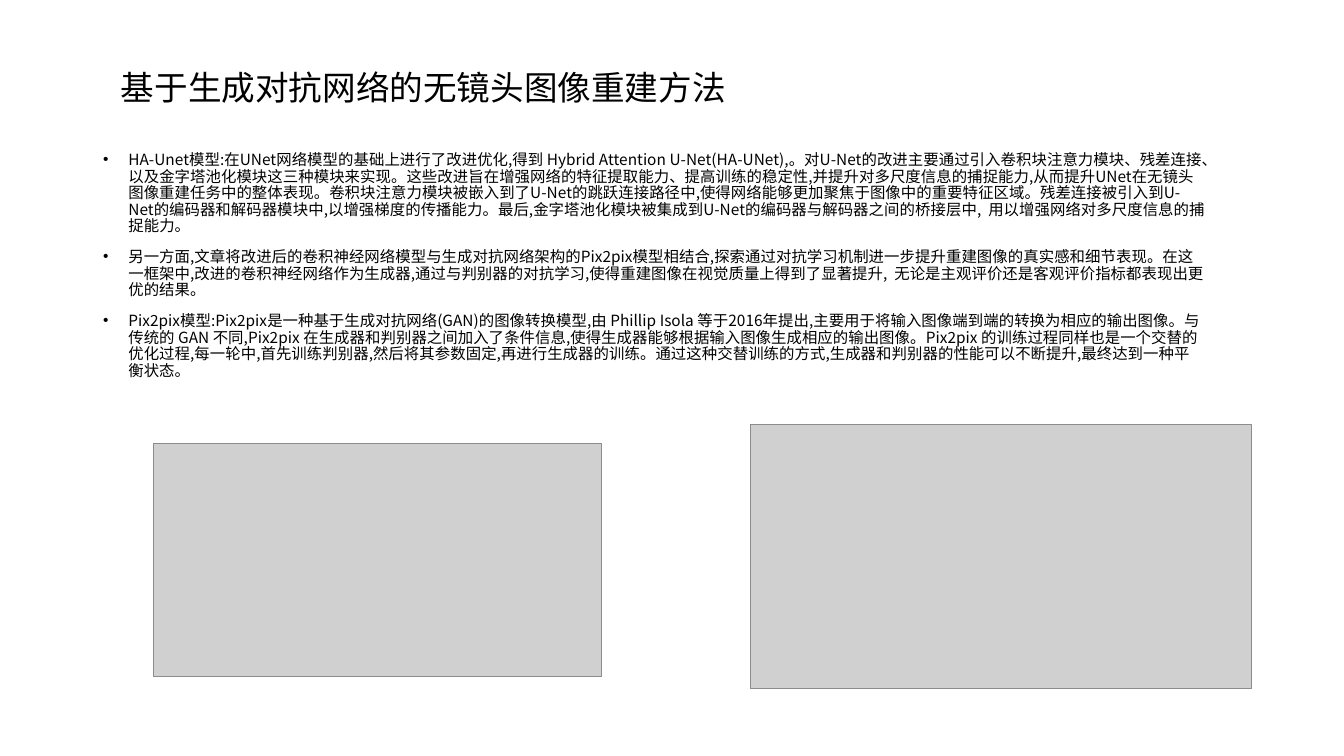
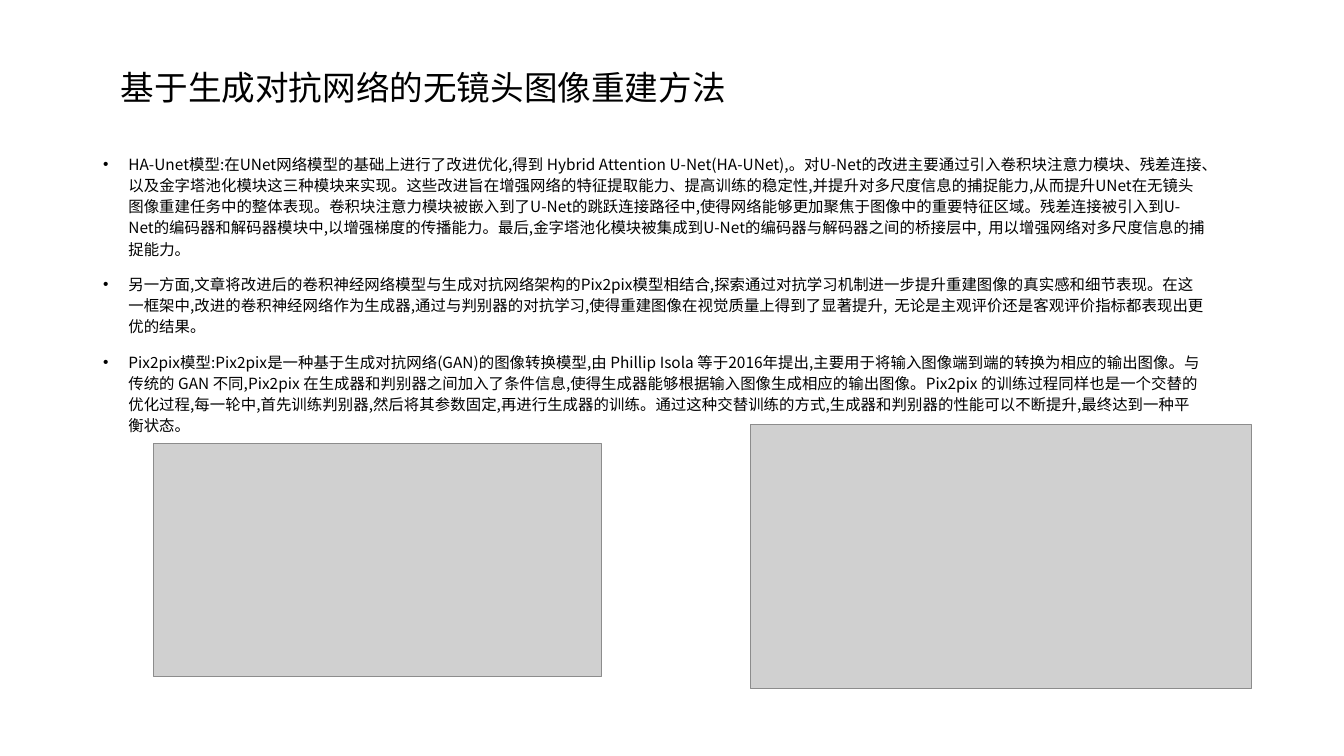
Before and after one commit to saltyfish-orz/group_meeting, a slide deck: slide 6 of 2025.12.22/2025.12.22.pptx. Drawn at 1344x756 pixels with LibreOffice and Linux fonts; fonts in the diff are those of the drawing; grey boxes stand for pictures. Boxes give left, top, right and bottom in pixels: in the first picture for what was removed or moved away, otherwise in the second. Text is boxed around its words. In the diff, an @@ line names an element or a change of style, - is before the commit and + after.

```diff
--- a/2025.12.22/2025.12.22.pptx
+++ b/2025.12.22/2025.12.22.pptx
@@ text "HA-Unet模型:在UNet网络模型的基础上进行了改进优化,得到 Hybrid Attention U-Net(HA- ..." at (128, 157, 1217, 432): line spacing 0.9 to 1.15 @@
```
Also in this commit, not shown: 3 other slides changed.
